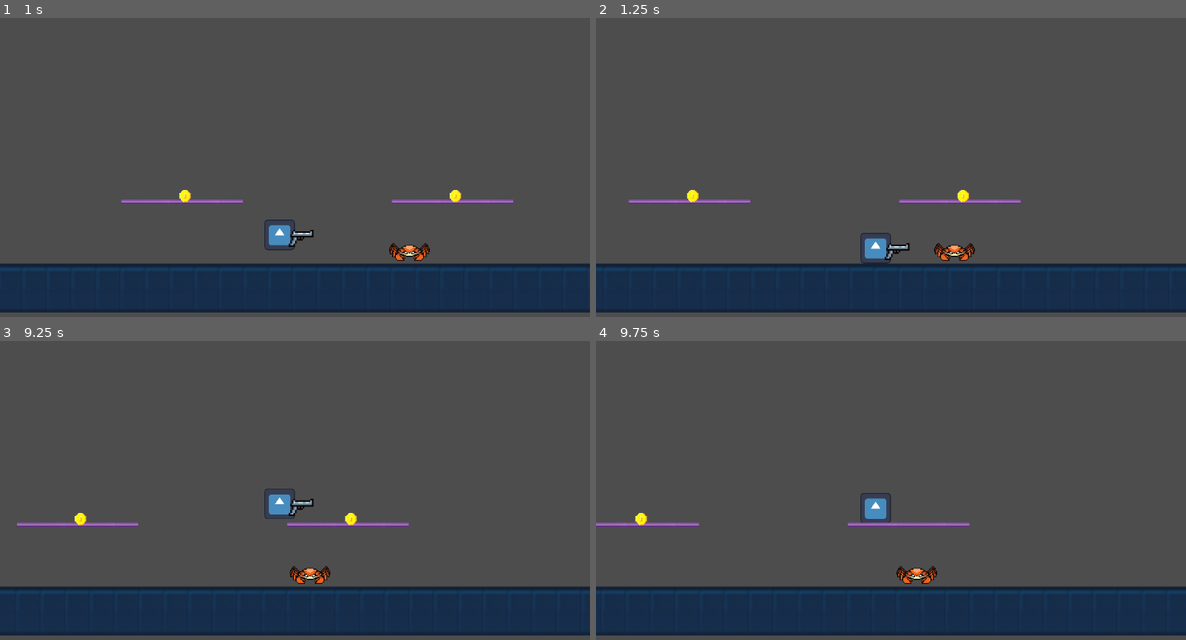
Above: before the commit, frames 1-4 (two rows, left to right).
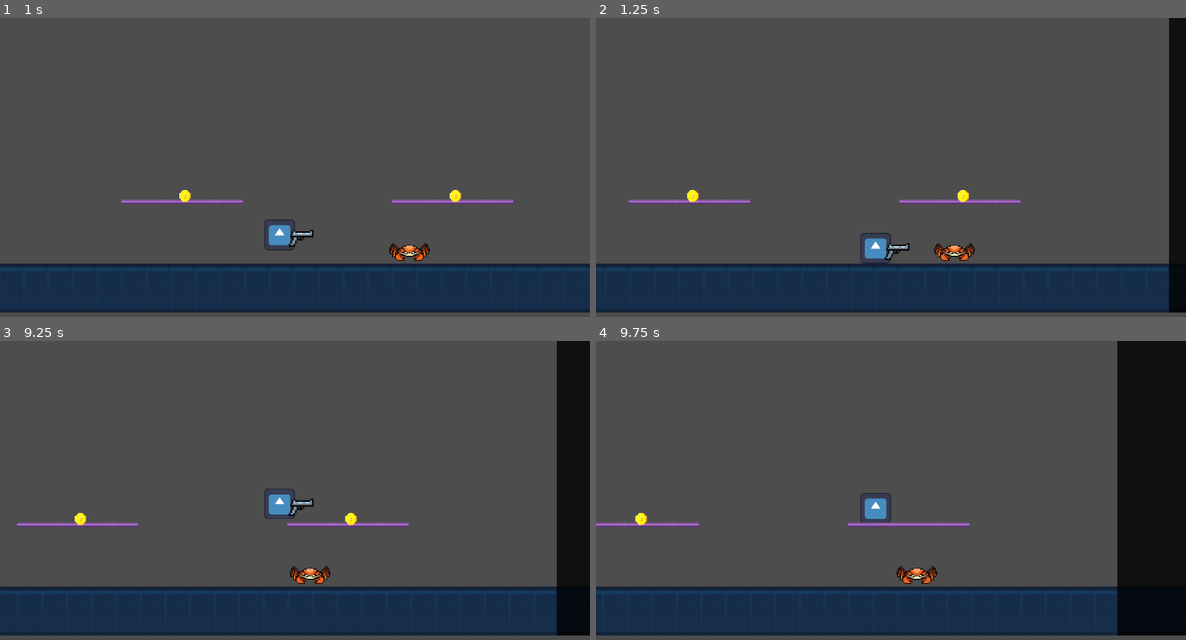
Above: after the commit, the same moments.

Repository: kartikeydino/Github_Project_Final_Prototype
Game: Godot game, scene res://scenes/game.tscn
The game is run twice, just before and just after one commit, with the same random seed, the same clock (stepped at 60 frames per second) and the same inputs. The engine's default icon, where the game draws it, is replaced by a stand-in: a white triangle on a blue panel in a dark square.
Inputs (mouse positions are in pixels of both pictures, inside the frame that each line leads up to):
- Up to frame 1 (1 s): move the mouse to (424, 167) at 0.52 s; hold Right (right) from 0.53 s (still down); tap E (e) at 0.6 s; tap Up (jump) at 0.77 s
- Up to frame 2 (1.25 s): keep holding Right (right)
- Up to frame 3 (9.25 s): move the mouse to (177, 523) at 1.27 s; tap C (chat) at 1.35, 4.35, 7.35 s; tap Up (jump) at 1.52, 3.02, 3.77, 4.52, 6.02, 6.77, 7.52, 9.02 s; tap E (e) at 1.55, 2.1, 3.05, 3.6, 4.55, 5.1, 6.05, 6.6, 7.55, 8.1, 9.05 s; move the mouse to (354, 433) at 2.02 s; release Right (right) at 2.03 s; hold Left (left) 2.03-2.78 s; move the mouse to (265, 574) at 2.77 s; hold Right (right) 2.78-4.28 s; click (265, 574) at 2.85 s; move the mouse to (472, 556) at 3.52 s; move the mouse to (118, 457) at 4.27 s; hold Left (left) 4.28-5.03 s; move the mouse to (324, 505) at 5.02 s; hold Right (right) 5.03-5.78 s; move the mouse to (206, 424) at 5.77 s; hold Left (left) 5.78-7.28 s; click (206, 424) at 5.85 s; move the mouse to (424, 490) at 6.52 s; move the mouse to (177, 523) at 7.27 s; hold Right (right) from 7.28 s (still down); move the mouse to (354, 433) at 8.02 s; move the mouse to (265, 574) at 8.77 s; click (265, 574) at 8.85 s
- Up to frame 4 (9.75 s): move the mouse to (1068, 556) at 9.52 s; release Right (right) at 9.53 s; hold Left (left) from 9.53 s (still down); tap E (e) at 9.6 s

Frame 1 is identical in both runs. In frame 2, 2.8% of the frame differs, in the area x 97-100%, y 0-99%; in frame 3, 5.5%; in frame 4, 11%, in the area x 88-100%, y 0-99%.

Commit message:
cutscene 1-2

Diff:
--- /dev/null
+++ b/scenes/cutscene_1_2.tscn
@@ -0,0 +1,82 @@
+[gd_scene load_steps=7 format=3 uid="uid://moit5qvxu33j"]
+
+[ext_resource type="Script" path="res://scripts/cutscene1-2.gd" id="1_rdbo2"]
+
+[sub_resource type="Animation" id="Animation_75emg"]
+resource_name = "cover_fade"
+length = 0.75
+tracks/0/type = "value"
+tracks/0/imported = false
+tracks/0/enabled = true
+tracks/0/path = NodePath("ColorRect:color")
+tracks/0/interp = 1
+tracks/0/loop_wrap = true
+tracks/0/keys = {
+"times": PackedFloat32Array(0, 0.7),
+"transitions": PackedFloat32Array(1, 1),
+"update": 0,
+"values": [Color(0, 0, 0, 0.784314), Color(0, 0, 0, 0)]
+}
+
+[sub_resource type="Animation" id="Animation_wnlu6"]
+length = 0.001
+tracks/0/type = "value"
+tracks/0/imported = false
+tracks/0/enabled = true
+tracks/0/path = NodePath("ColorRect:color")
+tracks/0/interp = 1
+tracks/0/loop_wrap = true
+tracks/0/keys = {
+"times": PackedFloat32Array(0),
+"transitions": PackedFloat32Array(1),
+"update": 0,
+"values": [Color(0, 0, 0, 0.784314)]
+}
+
+[sub_resource type="AnimationLibrary" id="AnimationLibrary_0j8ya"]
+_data = {
+"RESET": SubResource("Animation_wnlu6"),
+"cover_fade": SubResource("Animation_75emg")
+}
+
+[sub_resource type="RectangleShape2D" id="RectangleShape2D_gujog"]
+size = Vector2(20, 237)
+
+[sub_resource type="Curve2D" id="Curve2D_05kct"]
+_data = {
+"points": PackedVector2Array(0, 0, 0, 0, 10, 42, 0, 0, 0, 0, 353, 42)
+}
+point_count = 2
+
+[node name="cutscene1-2" type="Node2D"]
+script = ExtResource("1_rdbo2")
+
+[node name="ColorRect" type="ColorRect" parent="."]
+offset_top = -77.0
+offset_right = 448.0
+offset_bottom = 160.0
+color = Color(0, 0, 0, 0.784314)
+
+[node name="AnimationPlayer" type="AnimationPlayer" parent="."]
+libraries = {
+"": SubResource("AnimationLibrary_0j8ya")
+}
+
+[node name="player_detection_area" type="Area2D" parent="."]
+
+[node name="CollisionShape2D" type="CollisionShape2D" parent="player_detection_area"]
+position = Vector2(10, 41.5)
+shape = SubResource("RectangleShape2D_gujog")
+
+[node name="Path2D" type="Path2D" parent="."]
+position = Vector2(0, 64)
+curve = SubResource("Curve2D_05kct")
+
+[node name="PathFollow2D" type="PathFollow2D" parent="Path2D"]
+position = Vector2(10, 42)
+loop = false
+
+[node name="Camera2D" type="Camera2D" parent="Path2D/PathFollow2D"]
+zoom = Vector2(6, 6)
+
+[connection signal="body_entered" from="player_detection_area" to="." method="_on_player_detection_area_body_entered"]
--- a/scenes/level_2.tscn
+++ b/scenes/level_2.tscn
@@ -1,9 +1,10 @@
-[gd_scene load_steps=5 format=3 uid="uid://cbg6da4heteqc"]
+[gd_scene load_steps=6 format=3 uid="uid://cbg6da4heteqc"]
 
 [ext_resource type="TileSet" uid="uid://dgk8uhadepjt1" path="res://tileset.tres" id="1_otpfi"]
 [ext_resource type="PackedScene" uid="uid://dopc1mt4bp88i" path="res://scenes/coin.tscn" id="2_bkw8l"]
 [ext_resource type="PackedScene" uid="uid://oj54owqlopb8" path="res://scenes/enemy.tscn" id="3_6w8kp"]
 [ext_resource type="PackedScene" uid="uid://bb0vlncipuw10" path="res://scenes/npc.tscn" id="4_jwj2s"]
+[ext_resource type="PackedScene" uid="uid://moit5qvxu33j" path="res://scenes/cutscene_1_2.tscn" id="5_64kl3"]
 
 [node name="level_2" type="Node2D"]
 
@@ -24,3 +25,6 @@
 
 [node name="NPC" parent="." instance=ExtResource("4_jwj2s")]
 position = Vector2(157, -84)
+
+[node name="cutscene1-2" parent="." instance=ExtResource("5_64kl3")]
+position = Vector2(-224, -144)
--- /dev/null
+++ b/scripts/cutscene1-2.gd
@@ -0,0 +1,43 @@
+extends Node2D
+
+@onready var animplayer = $AnimationPlayer
+@onready var camera = $Path2D/PathFollow2D/Camera2D
+
+var is_opening_cutscene = false
+
+var has_player_entered_area = false
+var player = null
+
+var is_path_following = false
+
+func _physics_process(delta):
+	if is_opening_cutscene:
+		var pathfollower = $Path2D/PathFollow2D
+
+		if is_path_following:
+			pathfollower.progress_ratio += 0.005
+
+			if pathfollower.progress_ratio >= 1:
+				cutsceneending()
+
+func _on_player_detection_area_body_entered(body):
+	if body.has_method("player"):
+		player = body
+		if !has_player_entered_area:
+			has_player_entered_area = true
+			cutsceneopening()
+
+
+func cutsceneopening():
+	is_opening_cutscene = true
+	animplayer.play("cover_fade")
+	player.camera.enabled = false
+	camera.enabled = true
+	is_path_following = true
+
+
+func cutsceneending():
+	is_opening_cutscene = false
+	is_path_following = false
+	camera.enabled = false
+	player.camera.enabled = true
--- a/scripts/player.gd
+++ b/scripts/player.gd
@@ -2,6 +2,7 @@
 
 @onready var sprite = $Sprite2D
 @onready var gun = $gun
+@onready var camera = $Camera2D
 
 const SPEED = 230.0
 const JUMP_VELOCITY = -300.0
